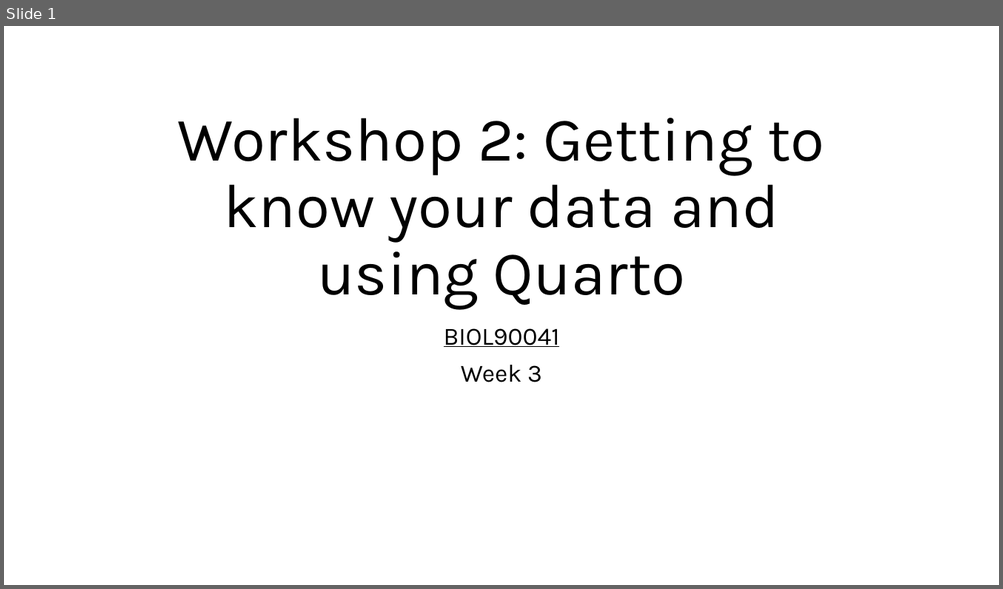
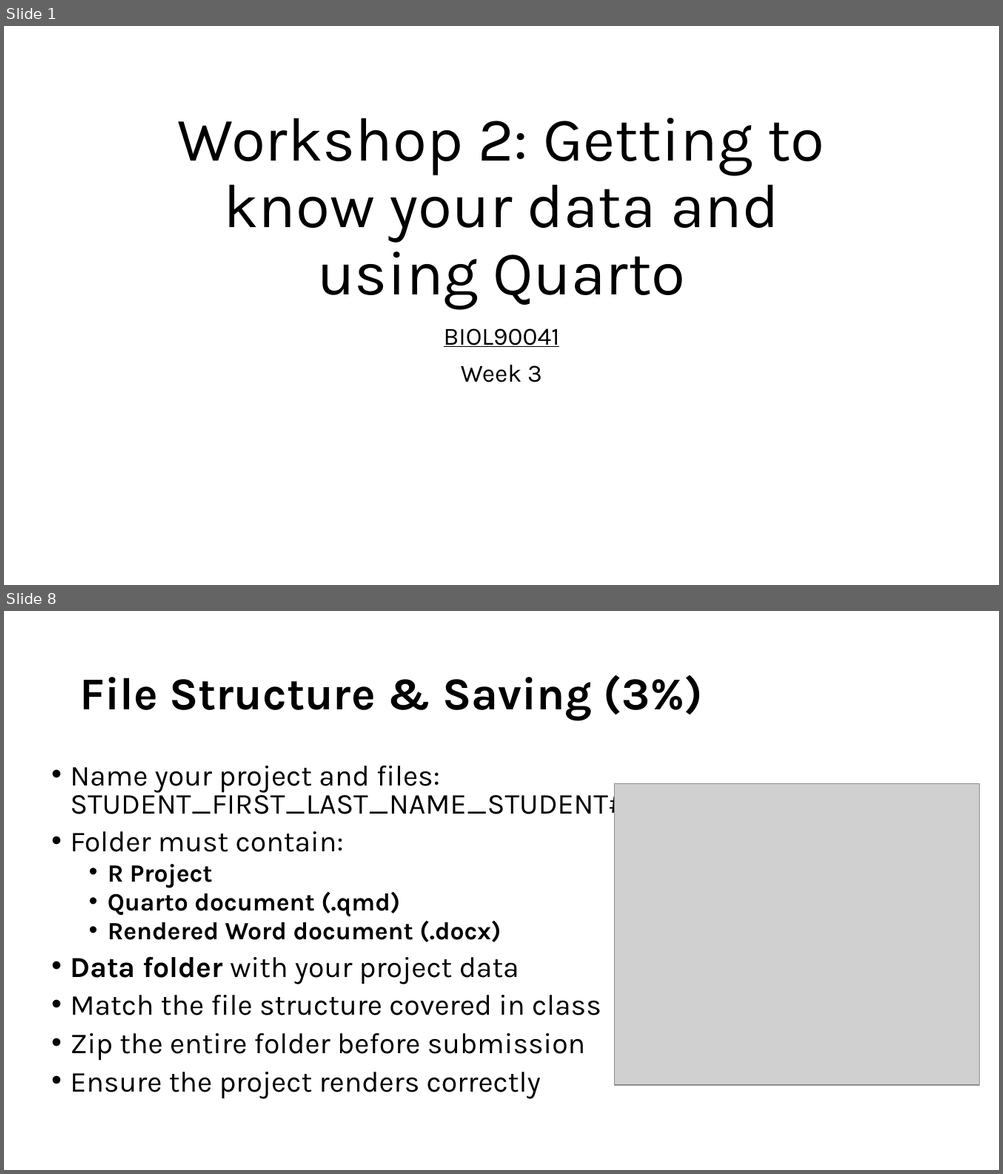
Before and after one commit to kris-wild/BIOL90041, a slide deck: Week_3/Workshop/Workshop_2.pptx. Shown one above the other, each under a label of ours: slide 1 before the commit, slides 1 and 8 after it; the slides between them are not shown. The pictures are 1003x589 and 1003x1174 pixels, drawn with LibreOffice and Linux fonts; fonts in the diff are those of the drawing; grey boxes stand for pictures. Boxes give left, top, right and bottom in pixels: in the first picture for what was removed or moved away, otherwise in the second. Text is boxed around its words. In the diff, an @@ line names an element or a change of style, - is before the commit and + after.

```diff
--- a/Week_3/Workshop/Workshop_2.pptx
+++ b/Week_3/Workshop/Workshop_2.pptx
@@ slide 8 added at [4, 611, 999, 1170], background #FFFFFF @@
@@ title added at [79, 675, 703, 721], 44 pt, text #000000, bold @@
+File Structure & Saving (3%)
@@ text added at [70, 766, 626, 1099], 28 pt, text #000000 @@
+• Name your project and files: STUDENT_FIRST_LAST_NAME_STUDENT#
+• Folder must contain:
+  • R Project
+  • Quarto document (.qmd)
+  • Rendered Word document (.docx)
+• Data folder with your project data
+• Match the file structure covered in class
+• Zip the entire folder before submission
+• Ensure the project renders correctly
@@ picture added at [614, 783, 979, 1085] @@
```
Also in this commit, not shown: 1 slide changed, 10 other slides added, 21 other files.
